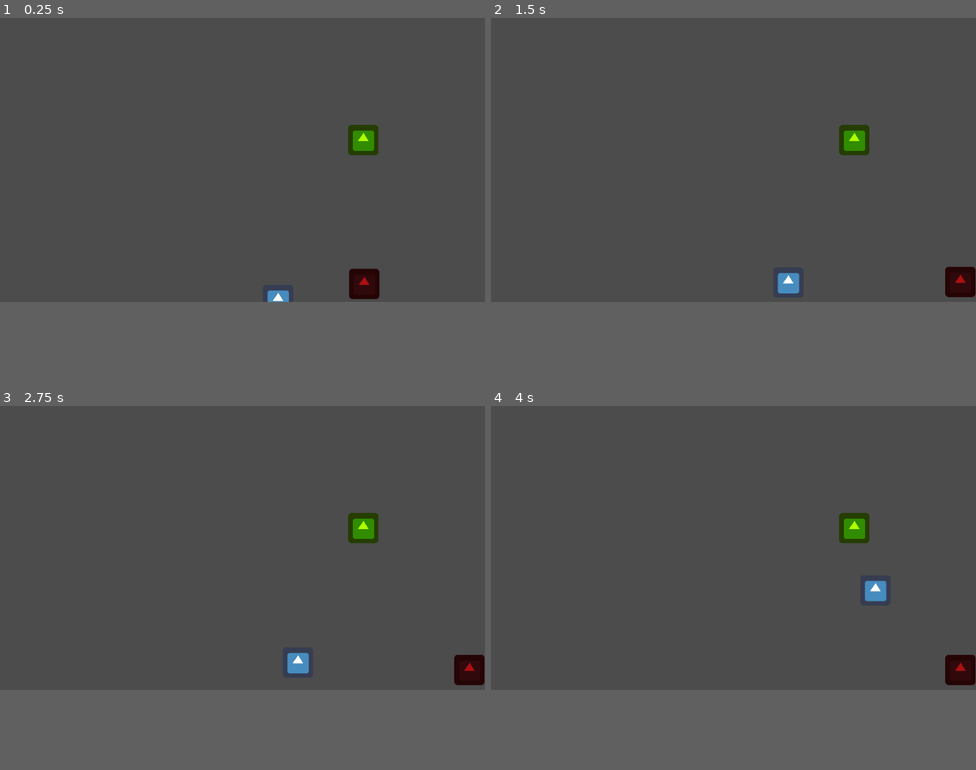
Above: before the commit, frames 1-4 (two rows, left to right).
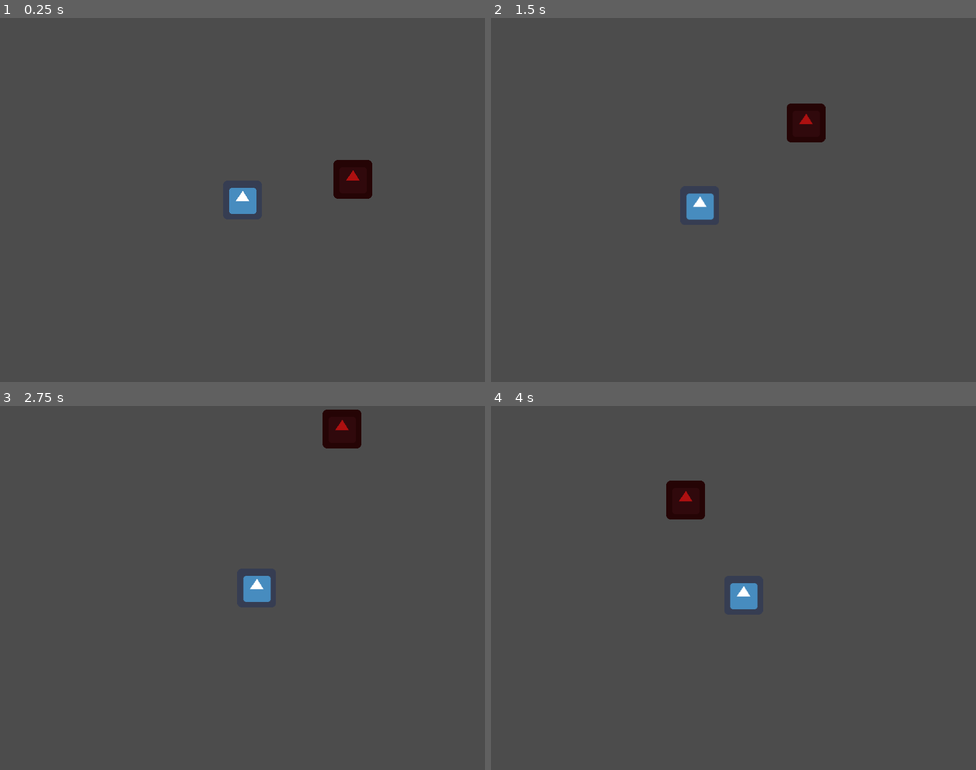
Above: after the commit, the same moments.

Repository: KoryB/ludum-dare-52
Game: Godot game, scene res://level/test_level.tscn
Two runs of this game, one before a commit and one after it. Both use one fixed random seed, a clock stepped at 60 frames per second and the inputs below. The engine's default icon, where the game draws it, is replaced by a stand-in: a white triangle on a blue panel in a dark square.
Inputs (mouse positions are in pixels of both pictures, inside the frame that each line leads up to):
- Up to frame 1 (0.25 s): no input
- Up to frame 2 (1.5 s): tap Enter at 0.5 s; move the mouse to (840, 145) at 0.52 s; hold D (player_right) 0.53-1.28 s; click (840, 145) at 0.6 s; move the mouse to (636, 174) at 1.27 s; hold S (player_down) from 1.28 s (still down); tap Space (player_dash) at 1.35 s
- Up to frame 3 (2.75 s): move the mouse to (291, 486) at 2.02 s; release S (player_down) at 2.03 s; hold D (player_right) from 2.03 s (still down); hold Right mouse button (player_shield) from 2.03 s (still down)
- Up to frame 4 (4 s): move the mouse to (709, 606) at 2.77 s; release D (player_right) at 2.78 s; release Right mouse button (player_shield) at 2.78 s; hold W (player_up) 2.78-3.53 s; click (709, 606) at 2.85 s; move the mouse to (879, 591) at 3.52 s; hold A (player_left) from 3.53 s (still down); tap Space (player_dash) at 3.6 s
The window is 800x468 before the commit and 800x600 after it. Grey fills any space a smaller window leaves; there, only what the larger window draws over its background counts as a difference.

The runs differ from the first frame. In frame 1, 2.4% of the frame differs, in the area x 47-79%, y 29-78%; in frame 2, 2.5%, in the area x 40-100%, y 23-77%; in frame 3, 2.5%; in frame 4, 2.5%.

Commit message:
Added simple bush and berry spawning

Diff:
--- a/character/player/dashing_state.gd
+++ b/character/player/dashing_state.gd
@@ -18,7 +18,14 @@
     target.set_scythe_impulse_multiplier(1.0)
 
 
-func pre_update(target, delta: float) -> State:
+func pre_update(target, _delta: float) -> State:
+    if target.is_attack and target.can_attack():
+        target.attack()
+
+    return self
+
+
+func update(target, delta: float) -> State:
     target.dash_timer += delta
 
     return self
--- a/character/player/idle_state.gd
+++ b/character/player/idle_state.gd
@@ -29,9 +29,6 @@
         target.target_velocity = target.move_speed * dir.normalized()
 
     if target.is_attack and target.can_attack():
-        target.set_scythe_position( # TODO: We may want this on the `attack` function, unsure
-            target.scythe_distance *
-            target.get_local_mouse_position().normalized())
         target.attack()
 
     return self
--- a/character/player/player.gd
+++ b/character/player/player.gd
@@ -1,8 +1,8 @@
 class_name Player extends Character
 
 
-export var move_speed := 150.0
-export var dash_distance := 200.0
+export var move_speed := 300.0
+export var dash_distance := 300.0
 export var dash_time := 0.3
 
 onready var dash_speed := dash_distance / dash_time
@@ -87,4 +87,7 @@
     return $ScythePosition/Scythe1.can_attack()
 
 func attack():
+    set_scythe_position(
+        scythe_distance *
+        get_local_mouse_position().normalized())
     $ScythePosition/Scythe1.attack()
--- a/level/test_level.tscn
+++ b/level/test_level.tscn
@@ -1,17 +1,32 @@
-[gd_scene load_steps=4 format=2]
+[gd_scene load_steps=5 format=2]
 
 [ext_resource path="res://character/player/player.tscn" type="PackedScene" id=1]
 [ext_resource path="res://character/bug/bug.tscn" type="PackedScene" id=2]
 [ext_resource path="res://world/arena/arena.tscn" type="PackedScene" id=3]
+[ext_resource path="res://world/bush/bush.tscn" type="PackedScene" id=4]
 
 [node name="TestLevel" type="Node2D"]
 
 [node name="Arena" parent="." instance=ExtResource( 3 )]
 
+[node name="Bush" parent="." instance=ExtResource( 4 )]
+position = Vector2( 800, 800 )
+
 [node name="Player" parent="." instance=ExtResource( 1 )]
 position = Vector2( 587, 596 )
-collision_layer = 1
 collision_mask = 1
+move_speed = 300.0
+dash_distance = 300.0
+
+[node name="Camera2D" type="Camera2D" parent="Player"]
+current = true
+limit_left = 0
+limit_top = 0
+limit_right = 1600
+limit_bottom = 1600
+limit_smoothed = true
+smoothing_enabled = true
+smoothing_speed = 10.0
 
 [node name="Bug" parent="." instance=ExtResource( 2 )]
 modulate = Color( 0.678431, 0.0627451, 0.0627451, 1 )
--- a/project.godot
+++ b/project.godot
@@ -14,15 +14,30 @@
 "language": "GDScript",
 "path": "res://world/arena/arena.gd"
 }, {
+"base": "Area2D",
+"class": "Berry",
+"language": "GDScript",
+"path": "res://world/bush/berry/berry.gd"
+}, {
 "base": "Character",
 "class": "Bug",
 "language": "GDScript",
 "path": "res://character/bug/bug.gd"
 }, {
+"base": "Area2D",
+"class": "Bush",
+"language": "GDScript",
+"path": "res://world/bush/bush.gd"
+}, {
 "base": "KinematicBody2D",
 "class": "Character",
 "language": "GDScript",
 "path": "res://character/base_character/character.gd"
+}, {
+"base": "Reference",
+"class": "Math",
+"language": "GDScript",
+"path": "res://script/math.gd"
 }, {
 "base": "Character",
 "class": "Player",
@@ -51,8 +66,11 @@
 } ]
 _global_script_class_icons={
 "Arena": "",
+"Berry": "",
 "Bug": "",
+"Bush": "",
 "Character": "",
+"Math": "",
 "Player": "",
 "PlayerDashingState": "",
 "PlayerIdleState": "",
@@ -65,6 +83,10 @@
 config/name="LD52 - Harvest"
 run/main_scene="res://level/test_level.tscn"
 config/icon="res://icon.png"
+
+[display]
+
+window/size/width=800
 
 [gui]
 
--- /dev/null
+++ b/script/math.gd
@@ -0,0 +1,12 @@
+class_name Math
+
+static func random_unit_vector() -> Vector2:
+    var angle = rand_range(0, 2 * PI)
+
+    return Vector2(cos(angle), -sin(angle))
+
+
+static func random_vector_polar(min_radius: float, max_radius: float):
+    var dir = random_unit_vector()
+
+    return dir * rand_range(min_radius, max_radius)
--- /dev/null
+++ b/world/bush/berry/berry.gd
@@ -0,0 +1,38 @@
+class_name Berry extends Area2D
+
+
+export var ripen_time := 5.0
+export var max_health := 10.0
+
+const MaxArea := PI * 16.0 * 16.0
+
+onready var health := max_health
+
+var ripen_timer = 0.0
+
+
+var is_dead := false
+
+
+func _physics_process(delta: float):
+    ripen_timer += delta
+
+    if is_dead:
+        on_die()
+
+
+# Returns if the berry is dead after the damage
+func damage(amount: float) -> bool:
+    max_health -= amount
+    if max_health < 0:
+        is_dead = true
+
+    return is_dead
+
+
+func on_die():
+    queue_free()
+
+
+func is_ripe() -> bool:
+    return ripen_timer >= ripen_time
--- /dev/null
+++ b/world/bush/berry/berry.tscn
@@ -0,0 +1,13 @@
+[gd_scene load_steps=3 format=2]
+
+[ext_resource path="res://world/bush/berry/berry.gd" type="Script" id=1]
+
+[sub_resource type="CircleShape2D" id=1]
+radius = 16.0
+
+[node name="Berry" type="Area2D" groups=["Berry"]]
+script = ExtResource( 1 )
+
+[node name="CollisionShape2D" type="CollisionShape2D" parent="."]
+self_modulate = Color( 0.698039, 0, 0.654902, 1 )
+shape = SubResource( 1 )
--- /dev/null
+++ b/world/bush/bush.gd
@@ -0,0 +1,61 @@
+class_name Bush extends Area2D
+
+
+var BerryScene: PackedScene = preload("res://world/bush/berry/berry.tscn")
+
+
+export var initial_radius := 64.0
+export var berry_spawn_time := 1.0
+export var berry_area_ratio := 0.25
+
+var radius: float setget set_radius, get_radius
+
+var berry_spawn_timer := 0.0
+
+
+func _ready():
+    self.radius = initial_radius
+
+
+func _physics_process(delta: float):
+    berry_spawn_timer += delta
+
+    if berry_spawn_timer > berry_spawn_time:
+        try_spawn_berry()
+
+
+func set_radius(value: float):
+    $CollisionShape2D.scale.x = value
+    $CollisionShape2D.scale.y = value
+
+
+func get_radius() -> float:
+    return $CollisionShape2D.scale.x
+
+
+func get_area() -> float:
+    return PI * self.radius * self.radius
+
+
+func grow(area: float):
+    var delta_radius = 0.5 * (-self.radius + sqrt(self.radius * self.radius + 4 * area / PI))
+
+    self.radius += delta_radius
+
+
+func try_spawn_berry():
+    berry_spawn_timer = 0.0
+
+    if calculate_berry_area_ratio() < berry_area_ratio:
+        spawn_berry()
+
+
+func calculate_berry_area_ratio():
+    return get_tree().get_nodes_in_group("Berry").size() * Berry.MaxArea / get_area()
+
+
+func spawn_berry():
+    var berry = BerryScene.instance()
+    berry.position = Math.random_vector_polar(0, self.radius)
+
+    add_child(berry)
--- /dev/null
+++ b/world/bush/bush.tscn
@@ -0,0 +1,13 @@
+[gd_scene load_steps=3 format=2]
+
+[ext_resource path="res://world/bush/bush.gd" type="Script" id=1]
+
+[sub_resource type="CircleShape2D" id=1]
+radius = 1.0
+
+[node name="Bush" type="Area2D" groups=["Bush"]]
+script = ExtResource( 1 )
+
+[node name="CollisionShape2D" type="CollisionShape2D" parent="."]
+self_modulate = Color( 0.921569, 1, 0, 1 )
+shape = SubResource( 1 )
